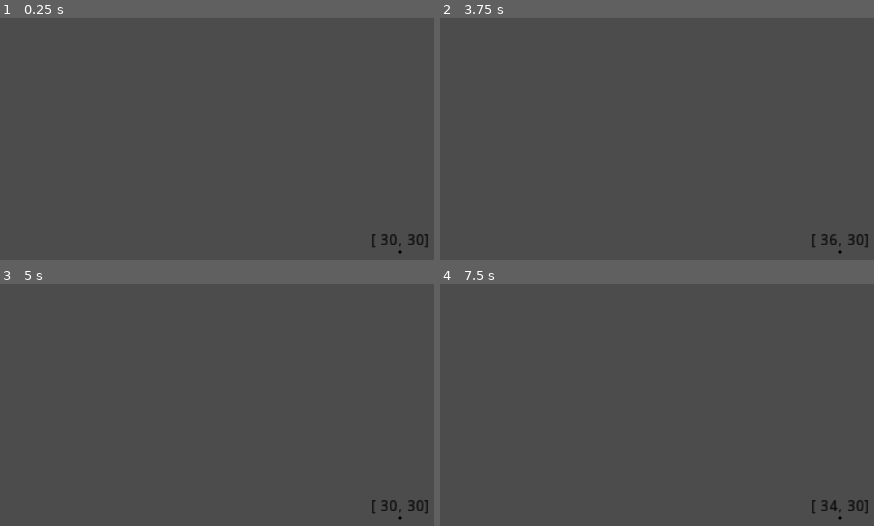
Above: before the commit, frames 1-4 (two rows, left to right).
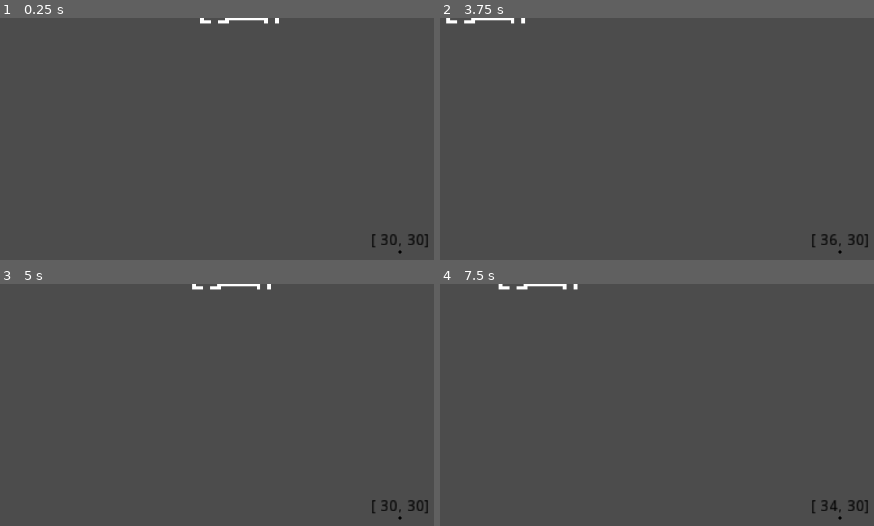
Above: after the commit, the same moments.

Repository: DarknessCatt/lost-soul-generator-study
Game: Godot game, scene res://roomcedural/map_generator/Map_Generator.tscn
The game is run twice, just before and just after one commit, with the same random seed, the same clock (stepped at 60 frames per second) and the same inputs. The project has no main scene, so this scene is started directly.
Inputs:
- Up to frame 1 (0.25 s): no input
- Up to frame 2 (3.75 s): tap Enter at 0.5, 2 s; hold Right (ui_right) 0.53-1.28 s; tap Space at 1.25, 3.5 s; hold Down (ui_down) 1.28-2.03 s; hold Right (ui_right) 2.03-2.78 s; hold Up (ui_up) 2.78-3.53 s; hold Left (ui_left) from 3.53 s (still down)
- Up to frame 3 (5 s): keep holding Left (ui_left)
- Up to frame 4 (7.5 s): release Left (ui_left) at 5.03 s; hold Down (ui_down) 5.03-5.78 s; tap Enter at 5.75 s; hold Right (ui_right) 5.78-6.53 s; tap Space at 6.5 s; hold Up (ui_up) 6.53-7.28 s; hold Right (ui_right) from 7.28 s (still down)

The runs differ from the first frame. In frame 1, 0.2% of the frame differs, in the area x 46-65%, y 0-3%; in frame 2, 0.2%; in frame 3, 0.2%; in frame 4, 0.3%, in the area x 13-32%, y 0-3%.

Commit message:
Initial Branching

Diff:
--- a/roomcedural/map_generator/Map_Generator.gd
+++ b/roomcedural/map_generator/Map_Generator.gd
@@ -18,6 +18,7 @@
 		for _y in range(MAP_SIZE.y):
 			map_data[x].append(null)
 
+	var room_list : Array = []
 	var room_pos = START_POS
 	var from_direction : int
 	var exit_data : Array
@@ -26,17 +27,103 @@
 	$Room_Manager.prepare_room_list(room_types.START)
 
 	var start_room = $Room_Manager.get_room()
-	place_room(start_room, room_pos, $Tile_Map)
 	exit_data = choose_exit(start_room, room_pos)
+	start_room["map_position"] = room_pos
+	place_room(start_room, room_pos, $Tile_Map1)
 
-	from_direction = exit_data[0]
-	room_pos = exit_data[1]
+	room_list += make_path(exit_data[1], exit_data[0], 8, $Tile_Map1)
+
+	for _x in range(rand_range(1, 4)):
+		room_list.pop_front()
+
+	while true:
+		if room_list.empty():
+			print("Room List is Empty in Branch!")
+			exit_data = []
+			break
+
+		var branch_room = room_list.pop_front()
+		exit_data = choose_exit(branch_room, branch_room.map_position)
+
+		if not exit_data.empty():
+			break
+
+	if not exit_data.empty():
+		room_list += make_path(exit_data[1], exit_data[0], 6, $Tile_Map2)
+
+func dir_is_valid(room_pos : Vector2, direction : int) -> bool:
+	match(direction):
+
+		exit_dir.UP:
+			if (room_pos.y - 1) < 0 or map_data[room_pos.x][room_pos.y-1] != null:
+				return false
+
+		exit_dir.DOWN:
+			if (room_pos.y + 1) >= MAP_SIZE.y or map_data[room_pos.x][room_pos.y+1] != null:
+				return false
+
+		exit_dir.LEFT:
+			if (room_pos.x - 1) < 0 or map_data[room_pos.x-1][room_pos.y] != null:
+				return false
+
+		exit_dir.RIGHT:
+			if (room_pos.x + 1) >= MAP_SIZE.y or map_data[room_pos.x+1][room_pos.y] != null:
+				return false
+
+	return true
+
+func choose_exit(new_room : Dictionary, room_placement_pos := Vector2.ZERO) -> Array:
+	var exit_data : Array = []
+
+	for exit in new_room.exits:
+		#print("\tgetting exit from "+str(room_placement_pos+exit[0])+" in direction "+str(exit[1]))
+		if dir_is_valid(room_placement_pos+exit[0], exit[1]):
+			match(exit[1]):
+
+				exit_dir.UP:
+					exit_data.append(exit_dir.DOWN)
+					exit_data.append(room_placement_pos + exit[0] + Vector2.UP)
+
+				exit_dir.DOWN:
+					exit_data.append(exit_dir.UP)
+					exit_data.append(room_placement_pos + exit[0] + Vector2.DOWN)
+
+				exit_dir.LEFT:
+					exit_data.append(exit_dir.RIGHT)
+					exit_data.append(room_placement_pos + exit[0] + Vector2.LEFT)
+
+				exit_dir.RIGHT:
+					exit_data.append(exit_dir.LEFT)
+					exit_data.append(room_placement_pos + exit[0] + Vector2.RIGHT)
+
+			break
+
+	return exit_data
+
+func place_room(new_room : Dictionary, room_placement_pos : Vector2, tilemap : TileMap) -> void:
+	#print("\tmarking rooms in map_data")
+	for pos in new_room.positions:
+		var map_pos : Vector2 = room_placement_pos + pos
+		map_data[map_pos.x][map_pos.y] = new_room
+		#print("\t\t"+str(map_pos))
+
+	for tile in new_room.tiles:
+		var tile_pos : Vector2 = tile[0] + room_placement_pos*ROOM_SIZE
+		tilemap.set_cell(tile_pos.x, tile_pos.y, tile[1])
+
+func make_path(start_pos : Vector2, start_dir : int, path_limit : int = 4, Tile_Map = $Tile_Map1) -> Array:
+
+	var rooms_list : Array = []
+
+	var room_pos : Vector2 = start_pos
+	var from_direction : int = start_dir
 
 	#Create Normal Rooms
 	var created_rooms : int = 0
+	var exit_data : Array
 	$Room_Manager.prepare_room_list(room_types.NORMAL, from_direction)
 
-	while created_rooms < 50:
+	while created_rooms < path_limit:
 		#print("Attempting room in "+str(room_pos))
 		var new_room = $Room_Manager.get_room()
 
@@ -77,69 +164,13 @@
 			continue
 
 		created_rooms += 1
-		self.place_room(new_room, room_placement_pos, $Tile_Map)
+		new_room["map_position"] = room_placement_pos
+		rooms_list.append(new_room)
+		self.place_room(new_room, room_placement_pos, Tile_Map)
 
 		from_direction = exit_data[0]
 		room_pos = exit_data[1]
 
 		$Room_Manager.prepare_room_list(room_types.NORMAL, from_direction)
 
-func dir_is_valid(room_pos : Vector2, direction : int) -> bool:
-	match(direction):
-
-		exit_dir.UP:
-			if (room_pos.y - 1) < 0 or map_data[room_pos.x][room_pos.y-1] != null:
-				return false
-
-		exit_dir.DOWN:
-			if (room_pos.y + 1) >= MAP_SIZE.y or map_data[room_pos.x][room_pos.y+1] != null:
-				return false
-
-		exit_dir.LEFT:
-			if (room_pos.x - 1) < 0 or map_data[room_pos.x-1][room_pos.y] != null:
-				return false
-
-		exit_dir.RIGHT:
-			if (room_pos.x + 1) >= MAP_SIZE.y or map_data[room_pos.x+1][room_pos.y] != null:
-				return false
-
-	return true
-
-func place_room(new_room : Dictionary, room_placement_pos : Vector2, tilemap : TileMap) -> void:
-	#print("\tmarking rooms in map_data")
-	for pos in new_room.positions:
-		var map_pos : Vector2 = room_placement_pos + pos
-		map_data[map_pos.x][map_pos.y] = new_room
-		#print("\t\t"+str(map_pos))
-
-	for tile in new_room.tiles:
-		var tile_pos : Vector2 = tile[0] + room_placement_pos*ROOM_SIZE
-		tilemap.set_cell(tile_pos.x, tile_pos.y, tile[1])
-
-func choose_exit(new_room : Dictionary, room_placement_pos := Vector2.ZERO) -> Array:
-	var exit_data : Array = []
-
-	for exit in new_room.exits:
-		#print("\tgetting exit from "+str(room_placement_pos+exit[0])+" in direction "+str(exit[1]))
-		if dir_is_valid(room_placement_pos+exit[0], exit[1]):
-			match(exit[1]):
-
-				exit_dir.UP:
-					exit_data.append(exit_dir.DOWN)
-					exit_data.append(room_placement_pos + exit[0] + Vector2.UP)
-
-				exit_dir.DOWN:
-					exit_data.append(exit_dir.UP)
-					exit_data.append(room_placement_pos + exit[0] + Vector2.DOWN)
-
-				exit_dir.LEFT:
-					exit_data.append(exit_dir.RIGHT)
-					exit_data.append(room_placement_pos + exit[0] + Vector2.LEFT)
-
-				exit_dir.RIGHT:
-					exit_data.append(exit_dir.LEFT)
-					exit_data.append(room_placement_pos + exit[0] + Vector2.RIGHT)
-
-			break
-
-	return exit_data
+	return rooms_list
--- a/roomcedural/map_generator/Map_Generator.tscn
+++ b/roomcedural/map_generator/Map_Generator.tscn
@@ -10,7 +10,10 @@
 
 [node name="Room_Manager" parent="." instance=ExtResource( 1 )]
 
-[node name="Tile_Map" parent="." instance=ExtResource( 3 )]
+[node name="Tile_Map1" parent="." instance=ExtResource( 3 )]
+
+[node name="Tile_Map2" parent="." instance=ExtResource( 3 )]
+modulate = Color( 0.65098, 0.952941, 0.968627, 1 )
 
 [node name="Player" parent="." instance=ExtResource( 4 )]
 position = Vector2( 7680, 7680 )
--- a/roomcedural/room_manager/rooms/T_Room.tscn
+++ b/roomcedural/room_manager/rooms/T_Room.tscn
@@ -5,7 +5,7 @@
 [node name="T_Room" instance=ExtResource( 1 )]
 room_position = [ Vector2( 0, 0 ), Vector2( 1, 0 ), Vector2( 0, 1 ), Vector2( 1, 1 ) ]
 exit_directions = [ 2, 3, 2, 3 ]
-exit_positions = [ Vector2( 0, 0 ), Vector2( 1, 0 ), Vector2( 1, 0 ), Vector2( 1, 1 ) ]
+exit_positions = [ Vector2( 0, 0 ), Vector2( 1, 0 ), Vector2( 0, 1 ), Vector2( 1, 1 ) ]
 
 [node name="Tileset" parent="." index="0"]
 tile_data = PoolIntArray( 131072, 0, 0, 131073, 0, 0, 131074, 0, 0, 131075, 0, 0, 131076, 0, 0, 131077, 0, 0, 131078, 0 …(859 unchanged characters)…
--- a/roomcedural/room_manager/rooms/Tele_Room.tscn
+++ /dev/null
@@ -1,11 +0,0 @@
-[gd_scene load_steps=2 format=2]
-
-[ext_resource path="res://roomcedural/base_room/Base_Room.tscn" type="PackedScene" id=1]
-
-[node name="Tele_Room" instance=ExtResource( 1 )]
-room_position = [ Vector2( 0, 0 ), Vector2( 2, 0 ) ]
-exit_directions = [ 2, 3 ]
-exit_positions = [ Vector2( 0, 0 ), Vector2( 2, 0 ) ]
-
-[node name="Tileset" parent="." index="0"]
-tile_data = PoolIntArray( 4, 0, 0, 19, 0, 0, 65540, 0, 0, 65541, 0, 0, 65554, 0, 0, 65555, 0, 0, 131072, 0, 0, 131073, 0, 0, 131074, 0, 0, 131075, 0, 0, 131076, 0, 0, 131077, 0, 0, 131078, 0, 0, 131089, 0, 0, 131090, 0, 0, 131091, 0, 0, 131092, 0, 0, 131093, 0, 0, 131094, 0, 0, 131095, 0, 0, 196614, 0, 0, 196615, 0, 0, 196624, 0, 0, 196625, 0, 0, 262150, 0, 0, 262151, 0, 0, 262160, 0, 0, 262161, 0, 0, 327680, 0, 0, 327681, 0, 0, 327682, 0, 0, 327683, 0, 0, 327684, 0, 0, 327685, 0, 0, 327686, 0, 0, 327697, 0, 0, 327698, 0, 0, 327699, 0, 0, 327700, 0, 0, 327701, 0, 0, 327702, 0, 0, 327703, 0, 0, 393220, 0, 0, 393221, 0, 0, 393234, 0, 0, 393235, 0, 0, 458756, 0, 0, 458771, 0, 0 )
